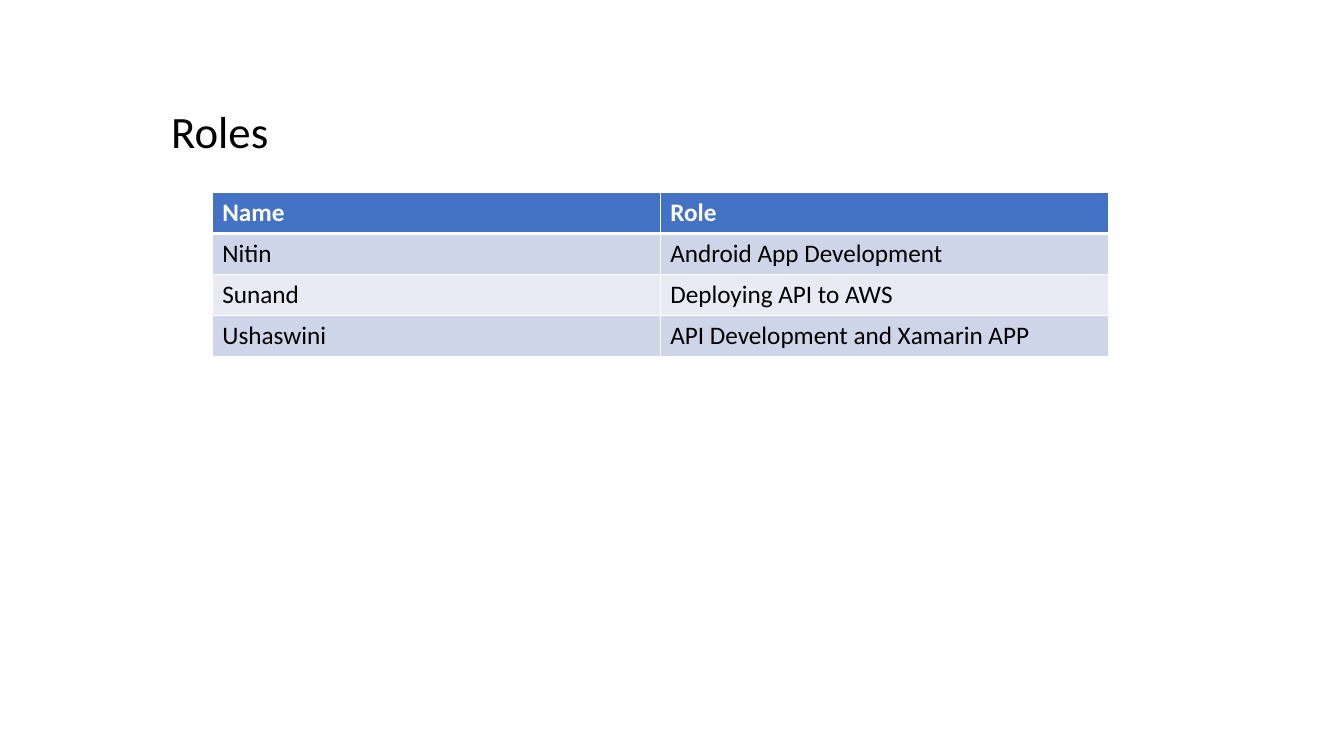
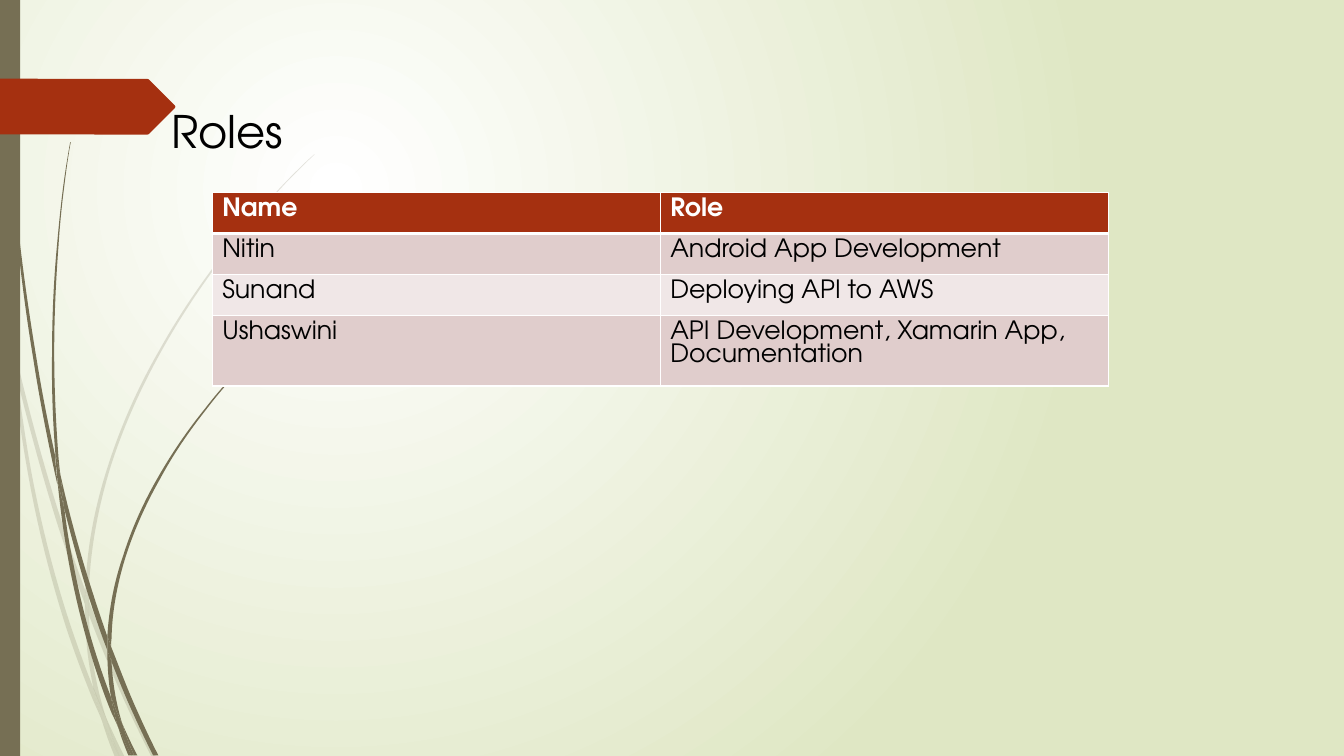
Before and after one commit to Ushaswini/Homework01-Group5, a slide deck: slide 9 of LocationAwareMessageMeApp.pptx. Drawn at 1344x756 pixels with LibreOffice and Linux fonts; fonts in the diff are those of the drawing. Boxes give left, top, right and bottom in pixels: in the first picture for what was removed or moved away, otherwise in the second. Text is boxed around its words. In the diff, an @@ line names an element or a change of style, - is before the commit and + after.

Commit message:
Presentation file

```diff
--- a/LocationAwareMessageMeApp.pptx
+++ b/LocationAwareMessageMeApp.pptx
@@ background #FFFFFF to gradient #FFFFFF to #DFE8C4 @@
@@ rectangle added at (0, 0, 20, 756), fill #766F54 @@
@@ freeform shape added at (0, 79, 175, 134), fill #A53010 @@
@@ text "Roles" at (171, 102, 283, 149): font Calibri to TeX Gyre Adventor @@
@@ table at (213, 193, 1108, 386) @@
-row 4, column 2: API Development and Xamarin APP
+row 4, column 2: API Development, Xamarin App, Documentation
@@ fill #4472C4 to #A53010 in row 1 @@
@@ fill #CFD5EA to #E1CDCC in 4 cells @@
@@ fill #E9EBF5 to #F0E8E7 in row 3 @@
@@ font Calibri to TeX Gyre Adventor in "Name", "Role", "Nitin", "Android App Development" and 3 more places @@
@@ group added at (0, 154, 315, 756): 10 freeform shapes @@
@@ group added at (3, 0, 262, 756): 12 freeform shapes @@
```
Also in this commit, not shown: 9 other slides changed.
